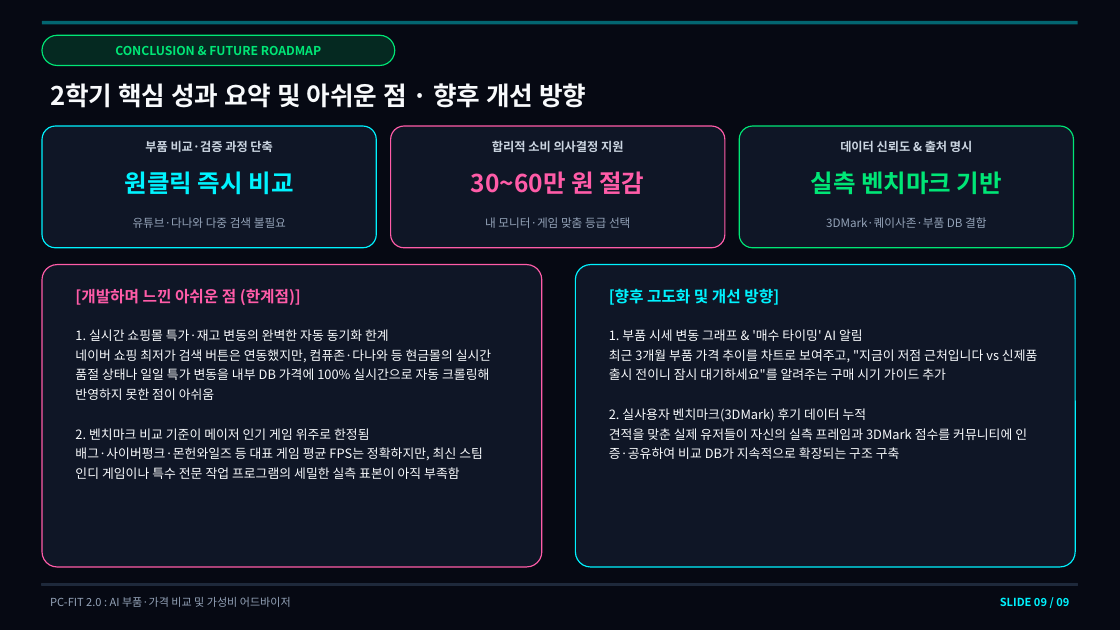
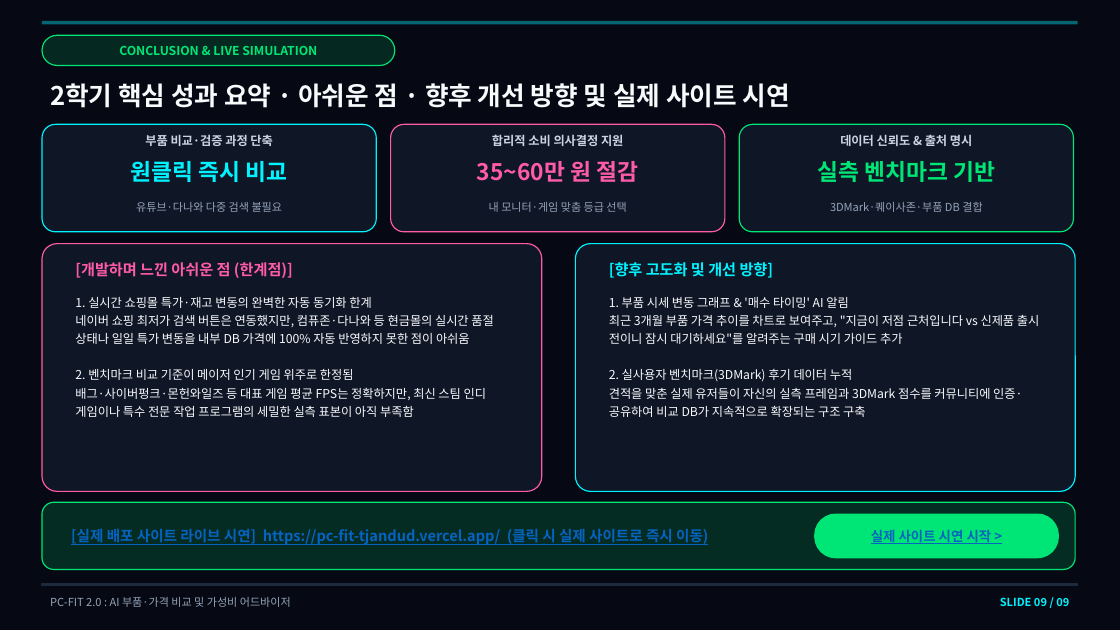
Before and after one commit to tjandud/pc-fit, a slide deck: slide 9 of PC-FIT_2학기_발표자료.pptx. Drawn at 1120x630 pixels with LibreOffice and Linux fonts; fonts in the diff are those of the drawing. Boxes give left, top, right and bottom in pixels: in the first picture for what was removed or moved away, otherwise in the second. Text is boxed around its words. In the diff, an @@ line names an element or a change of style, - is before the commit and + after.

Commit message:
docs: sync PC-FIT_2학기_발표자료.pptx

```diff
--- a/PC-FIT_2학기_발표자료.pptx
+++ b/PC-FIT_2학기_발표자료.pptx
@@ text at [119, 46, 317, 55]: text changed @@
-CONCLUSION & FUTURE ROADMAP
+CONCLUSION & LIVE SIMULATION
@@ text at [50, 83, 790, 108]: text changed @@
-2학기 핵심 성과 요약 및 아쉬운 점 · 향후 개선 방향
+2학기 핵심 성과 요약 · 아쉬운 점 · 향후 개선 방향 및 실제 사이트 시연
@@ rounded rectangle: place and size @@
-rounded rectangle at [42, 126, 376, 248]
+rounded rectangle at [42, 124, 376, 232]
@@ rounded rectangle: place and size @@
-rounded rectangle at [391, 126, 725, 248]
+rounded rectangle at [391, 124, 725, 232]
@@ 3 texts: place and size @@
-3 texts at [145, 140, 972, 152]
+3 texts at [145, 134, 972, 146]
@@ rounded rectangle: place and size @@
-rounded rectangle at [739, 126, 1074, 248]
+rounded rectangle at [739, 124, 1074, 232]
@@ text "원클릭 즉시 비교": place and size @@
-text "원클릭 즉시 비교" at [125, 171, 294, 195]
+text "원클릭 즉시 비교" at [130, 161, 288, 182]
@@ text "원클릭 즉시 비교" at [130, 161, 288, 182]: size 21 to 19.5 pt @@
@@ text at [477, 161, 639, 182]: text changed; size 21 to 19.5 pt @@
-30~60만 원 절감
+35~60만 원 절감
@@ text "실측 벤치마크 기반" at [817, 161, 995, 182]: size 21 to 19.5 pt @@
@@ text "실측 벤치마크 기반": place and size @@
-text "실측 벤치마크 기반" at [811, 171, 1002, 194]
+text "실측 벤치마크 기반" at [817, 161, 995, 182]
@@ 3 texts: place and size @@
-3 texts at [133, 217, 986, 228]
+3 texts at [136, 202, 982, 212]
@@ size 10 to 9.5 pt in 3 elements at [136, 202, 283, 212], [489, 202, 626, 212], [830, 202, 982, 212] @@
@@ rounded rectangle: place and size @@
-rounded rectangle at [42, 265, 542, 567]
+rounded rectangle at [42, 244, 542, 492]
@@ text "[개발하며 느낀 아쉬운 점 (한계점)]": place and size @@
-text "[개발하며 느낀 아쉬운 점 (한계점)]" at [75, 288, 301, 305]
+text "[개발하며 느낀 아쉬운 점 (한계점)]" at [75, 262, 293, 278]
@@ text "[개발하며 느낀 아쉬운 점 (한계점)]" at [75, 262, 293, 278]: size 13.5 to 13 pt @@
@@ proportions changed in 5 elements at [42, 124, 376, 232], [391, 124, 725, 232], [739, 124, 1074, 232], [42, 244, 542, 492], [576, 244, 1075, 492] @@
@@ rounded rectangle: place and size @@
-rounded rectangle at [576, 265, 1075, 567]
+rounded rectangle at [576, 244, 1075, 492]
@@ text "[향후 고도화 및 개선 방향]": place and size @@
-text "[향후 고도화 및 개선 방향]" at [609, 288, 779, 305]
+text "[향후 고도화 및 개선 방향]" at [609, 262, 774, 278]
@@ text "[향후 고도화 및 개선 방향]" at [609, 262, 774, 278]: size 13.5 to 13 pt @@
@@ text "1. 실시간 쇼핑몰 특가·재고 변동의 ...": place and size @@
-text "1. 실시간 쇼핑몰 특가·재고 변동의 ..." at [75, 329, 491, 479]
+text "1. 실시간 쇼핑몰 특가·재고 변동의 ..." at [75, 297, 493, 417]
@@ text at [75, 297, 487, 417]: size 11 to 10.5 pt in "1. 실시간 쇼핑몰 특가·재고 변동의 완벽한 자동 ...", "2. 벤치마크 비교 기준이 메이저 인기 게임 ...", "배그·사이버펑크·몬헌와일즈 등 대표 게임 평균 FPS는 정확하지만, ..."; line spacing 1.28 to 1.24 @@
@@ text "1. 부품 시세 변동 그래프 ...": place and size @@
-text "1. 부품 시세 변동 그래프 ..." at [609, 329, 1037, 459]
+text "1. 부품 시세 변동 그래프 ..." at [609, 297, 1039, 417]
@@ text "1. 부품 시세 변동 그래프 ..." at [609, 297, 1039, 417]: size 11 to 10.5 pt; line spacing 1.28 to 1.24 @@
@@ text at [75, 315, 493, 344]: text changed; size 11 to 10.5 pt @@
-네이버 쇼핑 최저가 검색 버튼은 연동했지만, 컴퓨존·다나와 등 현금몰의 실시간 품절 상태나 일일 특가 변동을 내부 DB 가격에 100% 실시간으로 자동 크롤링해 반영하지 못한 점이 아쉬움
+네이버 쇼핑 최저가 검색 버튼은 연동했지만, 컴퓨존·다나와 등 현금몰의 실시간 품절 상태나 일일 특가 변동을 내부 DB 가격에 100% 자동 반영하지 못한 점이 아쉬움
@@ rounded rectangle added at [42, 502, 1075, 570], fill #00E676 at 16% opacity, outline #00E676 1 pt @@
@@ text added at [71, 529, 708, 545], 12.5 pt, text #0563C1, bold, underline @@
+[실제 배포 사이트 라이브 시연] https://pc-fit-tjandud.vercel.app/ (클릭 시 실제 사이트로 즉시 이동)
@@ rounded rectangle added at [815, 514, 1059, 558], fill #00E676, outline #00E676 1 pt @@
@@ text added at [871, 530, 992, 544], 11.5 pt, text #0563C1, bold, underline @@
+실제 사이트 시연 시작 >
```
Also in this commit, not shown: 3 other slides changed.
